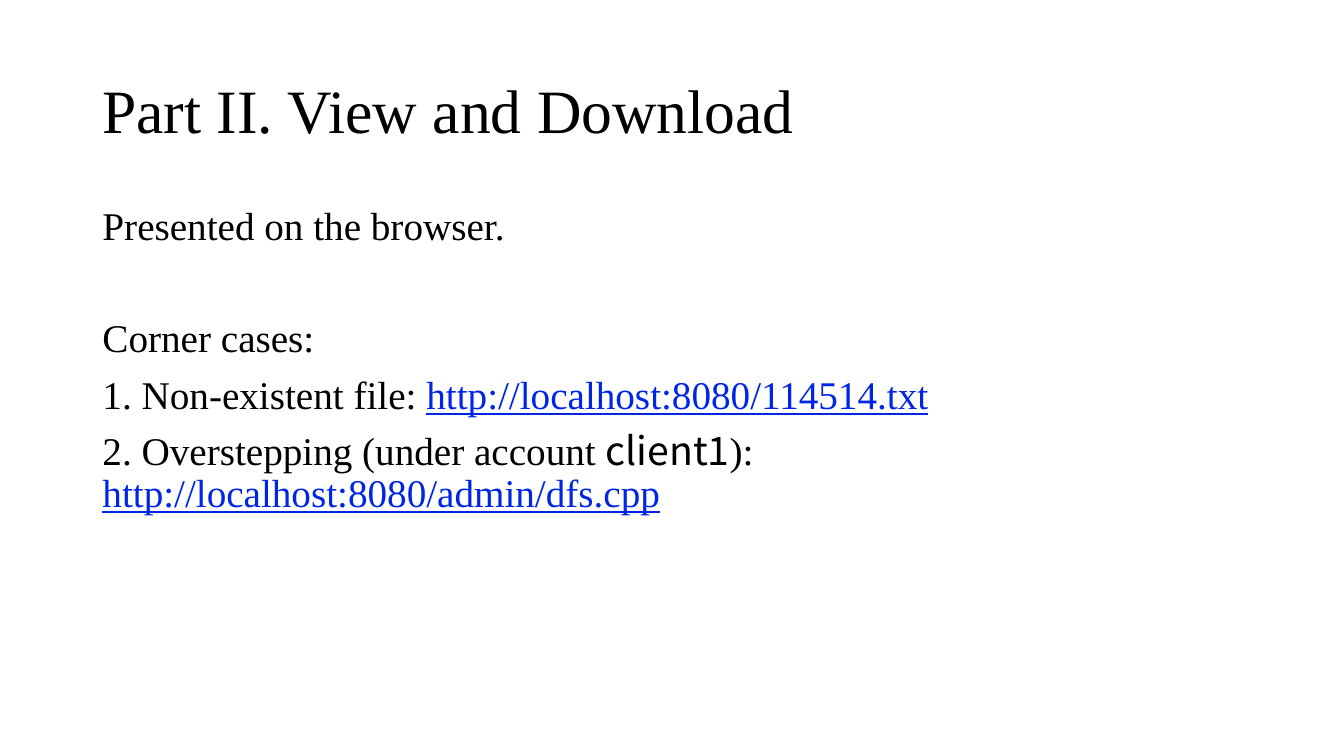
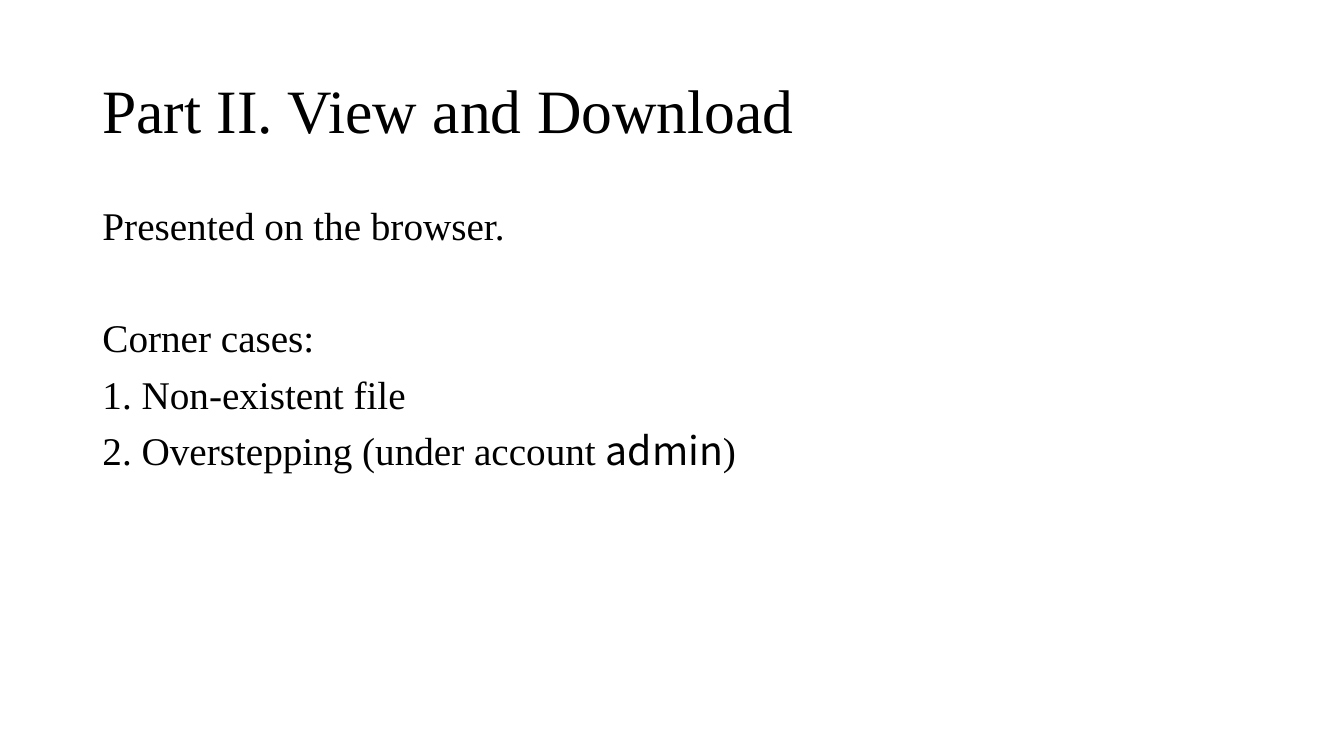
Before and after one commit to Charley-xiao/HTTPServer, a slide deck: slide 5 of Presentation.pptx. Drawn at 1344x756 pixels with LibreOffice and Linux fonts; fonts in the diff are those of the drawing. Boxes give left, top, right and bottom in pixels: in the first picture for what was removed or moved away, otherwise in the second. Text is boxed around its words. In the diff, an @@ line names an element or a change of style, - is before the commit and + after.

```diff
--- a/Presentation.pptx
+++ b/Presentation.pptx
@@ text at box(102, 381, 736, 473): text changed; text colour #0026E5 to #000000 @@
-1. Non-existent file: http://localhost:8080/114514.txt
-2. Overstepping (under account client1): http://localhost:8080/admin/dfs.cpp
+1. Non-existent file
+2. Overstepping (under account admin)
```
Also in this commit, not shown: 1 other slide changed, 10 other files.
